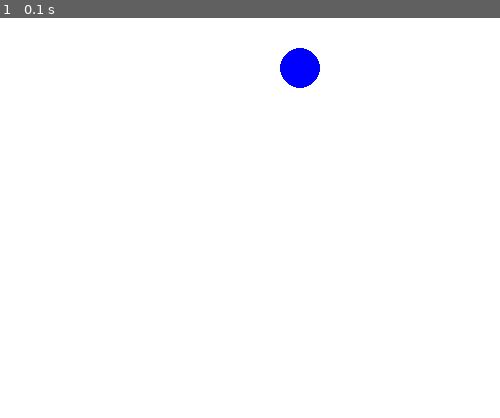
Above: before the commit, frame 1.
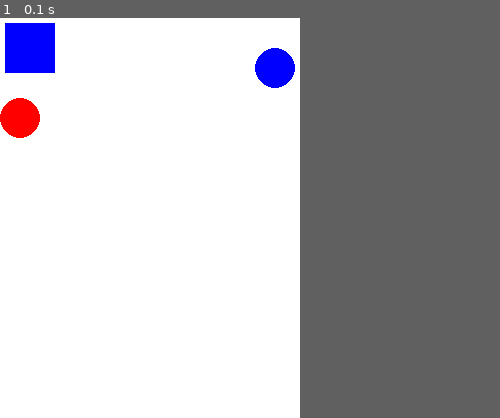
Above: after the commit, the same moment.

Repository: RamirezElias/learning
Game: pygame game, started from stripped_down.py
Same seed, same stepped clock (60 frames per second), same inputs: the game is played once before the commit and once after it.
Inputs:
- Up to frame 1 (0.1 s): no input
The window is 500x400 before the commit and 300x400 after it. Grey fills any space a smaller window leaves; there, only what the larger window draws over its background counts as a difference.

The runs differ from the first frame. In frame 1, 2.8% of the frame differs, in the area x 0-64%, y 1-30%.

Commit message:
incremental

Diff:
--- a/createcircle.py
+++ b/createcircle.py
@@ -3,9 +3,10 @@
 turtle.home()
 t = turtle
 
-for i in range(4):
-    t.forward(200)
-    t.right(90)
+def square():
+    for i in range(4):
+        t.forward(200)
+        t.right(90)
 
 '''
 t.pu()
@@ -27,6 +28,7 @@
     t.backward(50)
 
 def dot2():
+    t.pu()
     t.forward(100)
     t.right(90)
     t.forward(50)
@@ -34,9 +36,11 @@
     t.backward(50)
     t.left(90)
     t.backward(100)
+    t.pd()
 
 
 def dot3():
+    t.pu()
     t.forward(150)
     t.right(90)
     t.forward(50)
@@ -44,8 +48,10 @@
     t.backward(50)
     t.left(90)
     t.backward(150)
+    t.pd()
 
 def dot4():
+    t.pu()
     t.forward(50)
     t.right(90)
     t.forward(100)
@@ -53,7 +59,9 @@
     t.backward(100)
     t.left(90)
     t.backward(50)
+    t.pd()
 def dot5():
+    t.pu()
     t.forward(100)
     t.right(90)
     t.forward(100)
@@ -61,72 +69,82 @@
     t.backward(100)
     t.left(90)
     t.backward(100)
+    t.pd()
 def dot6():
+    t.pu()
     t.forward(150)
     t.right(90)
-    t.foward(150)
+    t.forward(150)
     t.dot(30)
     t.backward(100)
     t.left(90)
     t.backward(150)
+    t.pd()
 
 def dot7():
+    t.pu()
     t.forward(50)
     t.right(90)
-    t.foward(150)
+    t.forward(150)
     t.dot(30)
     t.backward(150)
     t.left(90)
     t.backward(50)
+    t.pd()
 
 def dot8():
+    t.pu()
     t.forward(100)
     t.right(90)
-    t.foward(150)
+    t.forward(150)
     t.dot(30)
     t.backward(150)
     t.left(90)
     t.backward(100)
+    t.pd()
 
 def dot9():
+    t.pu()
     t.forward(150)
     t.right(90)
-    t.foward(150)
+    t.forward(150)
     t.dot(30)
     t.backward(150)
     t.left(90)
     t.backward(150)
+    t.pd()
 
 def side1():
     dot5()
 
 
 def side2():
-    dot()
-    dot()
+    dot3()
+    dot7()
 
 def side3():
-    dot()
-    dot()
-    dot()
+    dot3()
+    dot5()
+    dot7()
 def side4():
-    dot()
-    dot()
-    dot()
-    dot()
+    dot1()
+    dot3()
+    dot7()
+    dot9()
 def side5():
-    dot()
-    dot()
-    dot()
-    dot()
-    dot()
-    dot()
+    dot1()
+    dot3()
+    dot5()
+    dot7()
+    dot9()
 def side6():
-    dot()
-    dot()
-    dot()
-    dot()
-    dot()
-    dot()
+    dot1()
+    dot2()
+    dot3()
+    dot7()
+    dot8()
+    dot9()
 
-side1()
+
+square()
+side2()
--- a/stripped_down.py
+++ b/stripped_down.py
@@ -1,14 +1,14 @@
-import pygame, sys
+import pygame
 from pygame.locals import *
 
 # set up pygame
 pygame.init()
-windowsurface = pygame.display.set_mode((500, 400),0,32)
+windowsurface = pygame.display.set_mode((300,400),0,32)
 pygame.display.set_caption('SPACE GAME !')
 
 blue =(0,0,255)
 white = (255,255,255)
-
+red = (255,0,0)
 basicfont = pygame.font.SysFont(None,48)
 
 
@@ -18,14 +18,13 @@
 
 Alien3a = '/home/carmen/elias/Alien3a.png'
 
-pygame.image.load(Alien3a)
+#pygame.image.load(Alien3a)
 
+pygame.draw.rect(windowsurface, blue, ((5,5),(50,50)))
+pygame.draw.circle(windowsurface, blue, (275,50),20,0)
 
+pygame.draw.circle(windowsurface, red, (20,100),20,0)
 pygame.display.update()
-
-pygame.draw.circle(windowsurface, blue, (300,50),20,0)
-
-
 
 running = True
 
@@ -37,4 +36,5 @@
 
 
 
+
 pygame.quit()
